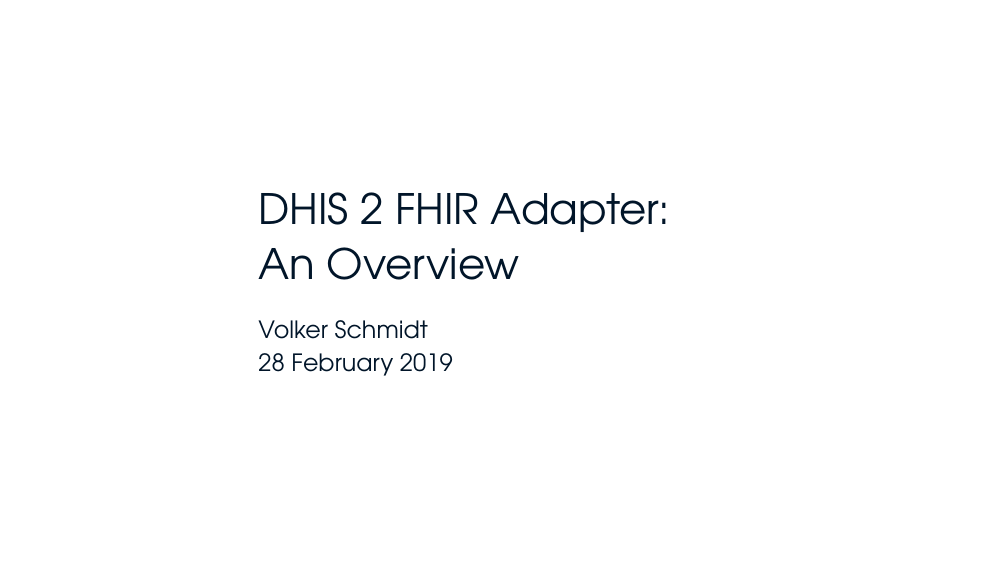
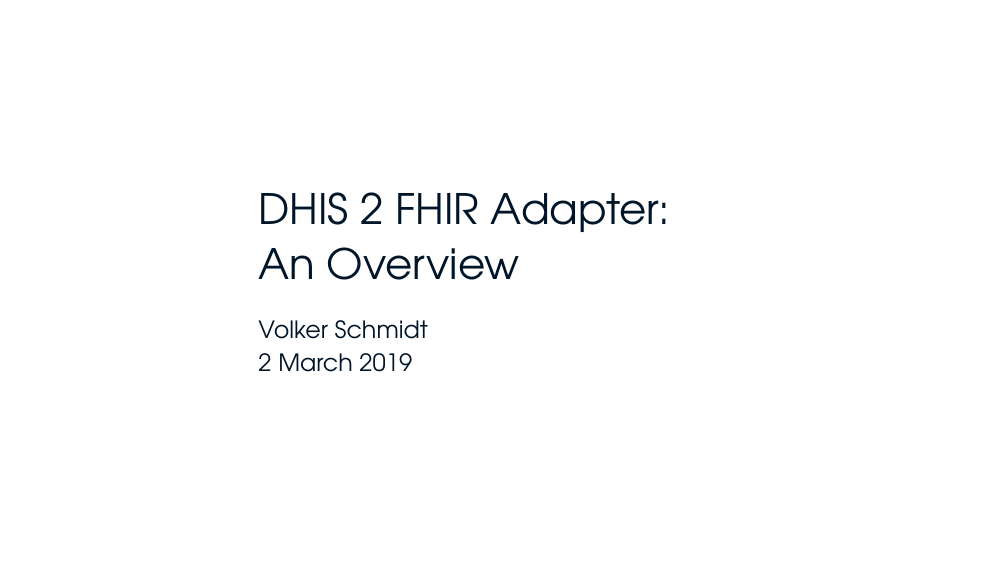
Before and after one commit to dhis2/dhis2-fhir-adapter, a slide deck: slide 1 of docs/DHIS_2_FHIR_Adapter_-_An_Overview.pptx. Drawn at 1008x567 pixels with LibreOffice and Linux fonts; fonts in the diff are those of the drawing; background and template pictures are left out. Boxes give left, top, right and bottom in pixels: in the first picture for what was removed or moved away, otherwise in the second. Text is boxed around its words. In the diff, an @@ line names an element or a change of style, - is before the commit and + after.

Commit message:
Highlighted the difference between Import/Export and FHIR REST.

```diff
--- a/docs/DHIS_2_FHIR_Adapter_-_An_Overview.pptx
+++ b/docs/DHIS_2_FHIR_Adapter_-_An_Overview.pptx
@@ subtitle at [258,353,412,372]: text changed @@
-28 February 2019
+2 March 2019
```
Also in this commit, not shown: 1 slide added.
